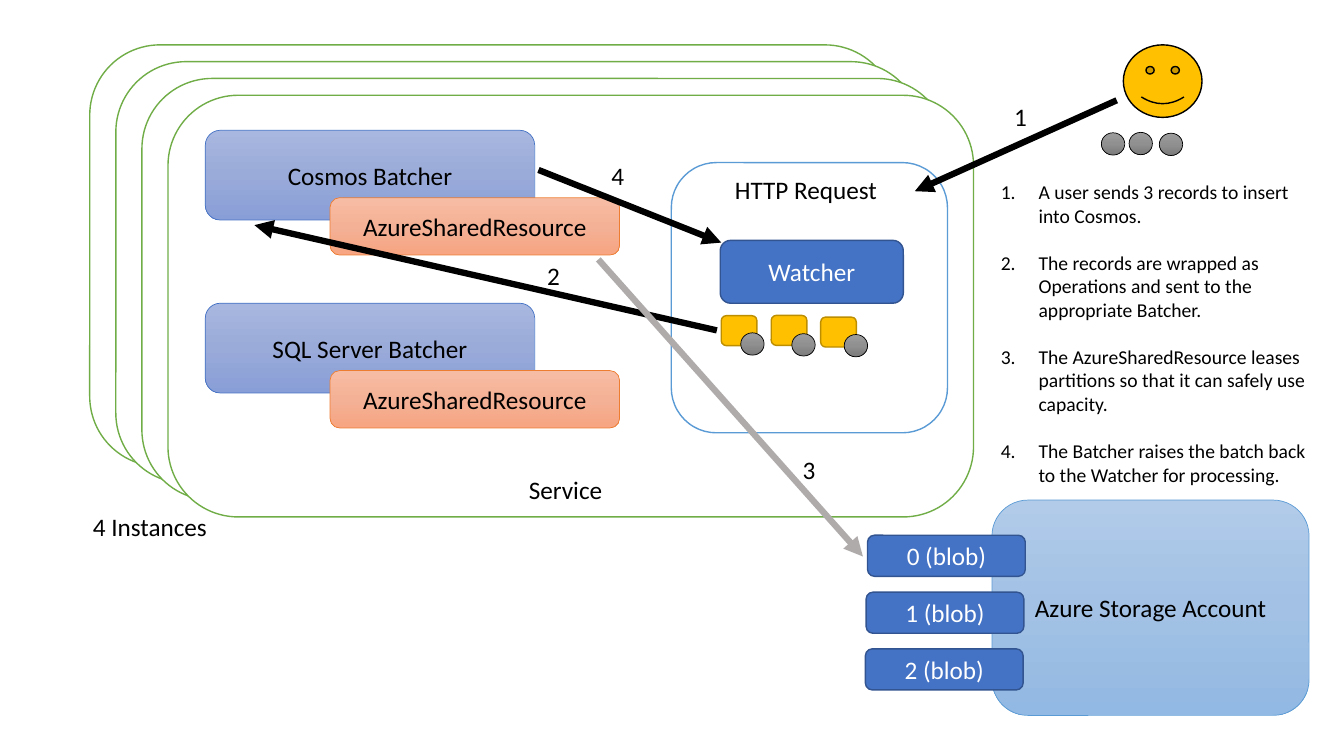
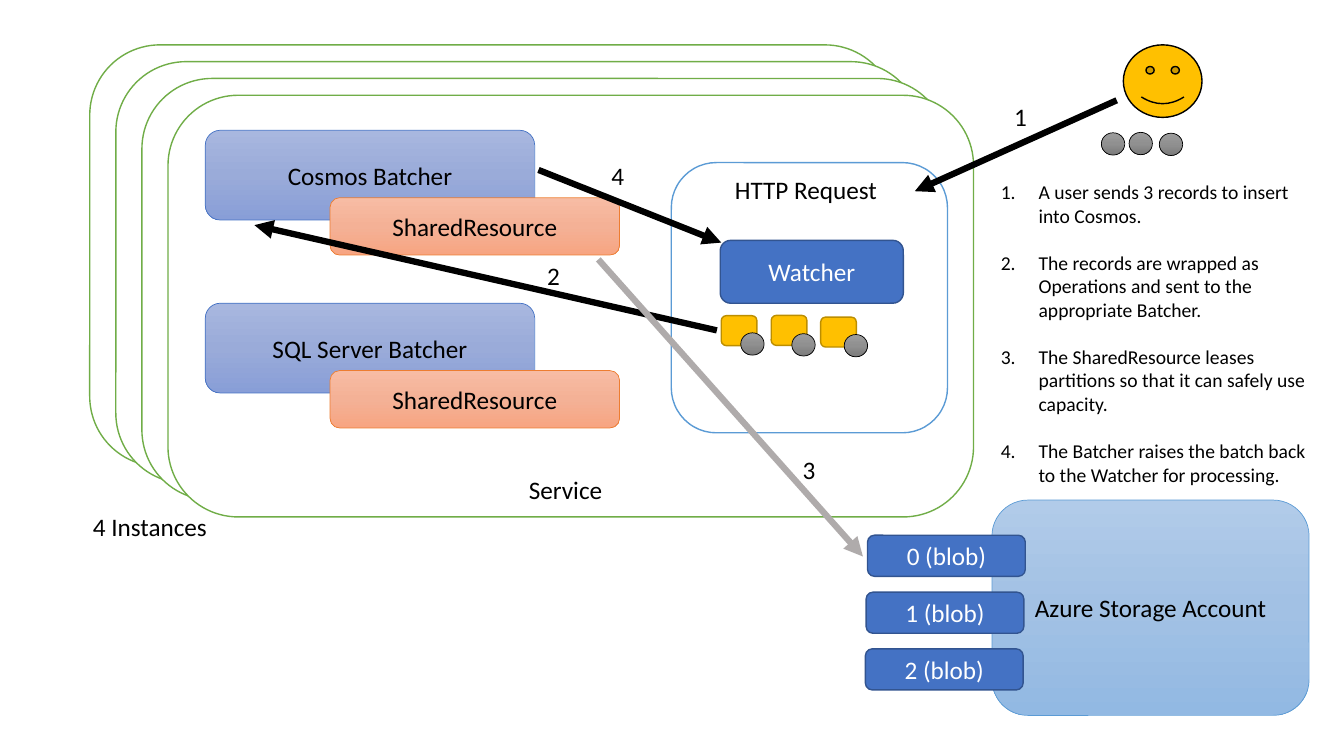
Before and after one commit to mspnp/go-batcher, a slide deck: slide 2 of docs/images/diagrams.pptx. Drawn at 1344x756 pixels with LibreOffice and Linux fonts; fonts in the diff are those of the drawing. Boxes give left, top, right and bottom in pixels: in the first picture for what was removed or moved away, otherwise in the second. Text is boxed around its words. In the diff, an @@ line names an element or a change of style, - is before the commit and + after.

```diff
--- a/docs/images/diagrams.pptx
+++ b/docs/images/diagrams.pptx
@@ text in rounded rectangle at (392, 218, 557, 237): text changed @@
-AzureSharedResource
+SharedResource
@@ text at (1039, 350, 1305, 414): text changed @@
-3. The AzureSharedResource leases partitions so that it can safely use capacity.
+3. The SharedResource leases partitions so that it can safely use capacity.
@@ text in rounded rectangle at (392, 391, 557, 410): text changed @@
-AzureSharedResource
+SharedResource
```
Also in this commit, not shown: 1 other slide changed, 11 other files.
